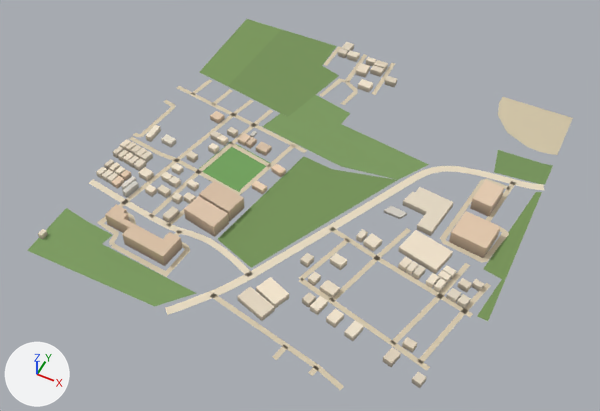
Two versions of the glTF model public/assets/bengaluru-region-v1/tiles/t6_-25-l1.glb, one commit apart.
Camera for both pictures: a camera (50 mm lens) standing at (3544.0, -12893.0, 743.0) and looking at (3240.0, -12285.0, -17.0). The axes (+X, +Y, +Z) are drawn at lower left. The lights are the same throughout. The picture after the commit comes second. Vertices at exactly the same position are counted once.

Objects in the first picture: 'building', 'ground'.
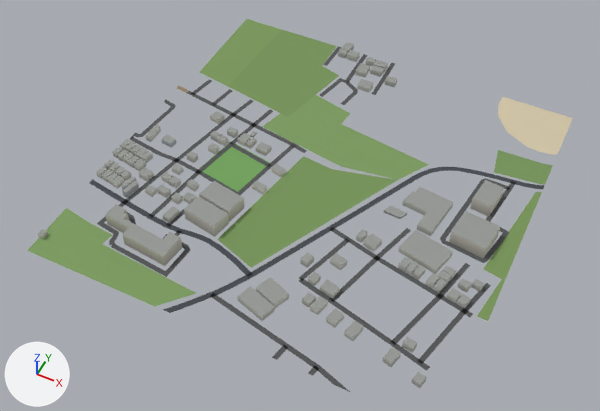
Where the change shows, as pixel boxes (x1, y1, x2, y2) in the pictures (600 x 411 px; the box of a moved part takes in the faces that stretch with it):
'ground', reshaped: before (27, 19, 573, 390); after (27, 19, 573, 392)
part 1 of me_building, recoloured: (38, 42, 504, 387) in both
part 2 of me_ground, rebuilt: before (165, 166, 544, 315); after (163, 167, 545, 313)
part 3 of me_ground, moved or reshaped: before (89, 100, 244, 236); after (89, 86, 245, 239)
part 4 of me_ground, moved or reshaped: before (440, 178, 509, 263); after (440, 178, 510, 263)
part 5 of me_ground, moved or reshaped: (323, 46, 395, 105) in both
part 6 of me_ground, moved or reshaped: before (273, 345, 344, 390); after (272, 345, 350, 392)
part 7 of me_ground, recoloured: (89, 46, 515, 385) in both

The edits, one by one:
me_building is used by ob_building; location (3000.0, -12500.0, 0.0).
me_building had 752 vertices, 950 faces and spanned x -1.0..482.0, y 21.0..507.0, z 0.0..18.0.
me_building now has 752 vertices, 1148 faces and spans x -1.0..482.0, y 21.0..507.0, z 0.0..18.0.
me_building part 1: 950 kept faces spanning x -1.0..482.0, y 21.0..507.0, z 0.0..18.0 get new vertex colours.
Edits to the shape of me_building do not show in these pictures.
me_ground is used by ob_ground; location (3000.0, -12500.0, 0.0).
me_ground had 759 vertices, 765 faces and spanned x -1.0..502.0, y -3.0..500.0, z 1.0.
me_ground now has 775 vertices, 779 faces and spans x 0.0..500.0, y 0.0..500.0, z 1.0.
me_ground part 2: the loose piece of 64 vertices spanning x 183.0..502.0, y -3.0..364.0, z 1.0 is rebuilt with 64 vertices and now spans x 183.0..500.0, y 0.0..363.0, z 1.0.
me_ground part 3: 12 vertices moved from x -1.0..173.0, y 64.0..187.0, z 1.0 to x 0.0..175.0, y 64.0..186.0, z 1.0; 7 vertices removed from x -1.0..17.0, y 212.0..291.0, z 1.0; 17 vertices added at x 0.0..17.0, y 207.0..323.0, z 1.0.
me_ground part 4: 13 vertices moved from x 414.0..484.0, y 219.0..343.0, z 1.0 to x 415.0..484.0, y 219.0..343.0, z 1.0; 2 vertices removed from x 469.0, y 215.0..221.0, z 1.0; 2 vertices added at x 469.0..470.0, y 215.0..222.0, z 1.0.
me_ground part 5: 8 vertices moved from x 158.0..226.0, y 419.0..476.0, z 1.0 to x 158.0..226.0, y 419.0..480.0, z 1.0; 2 vertices removed from x 243.0..249.0, y 463.0, z 1.0; 6 vertices added at x 199.0..249.0, y 460.0..500.0, z 1.0.
me_ground part 6: 5 vertices moved from x 315.0..394.0, y -3.0..1.0, z 1.0 to x 315.0..386.0, y 0.0, z 1.0; 1 vertex removed from x 396.0, y 3.0, z 1.0; 3 vertices added at x 401.0..404.0, y 0.0..1.0, z 1.0.
me_ground part 7: 303 kept faces spanning x 0.0..488.0, y 0.0..500.0, z 1.0 get new vertex colours; the middle colour goes from beige #d7c9ae to dark grey #535556.
